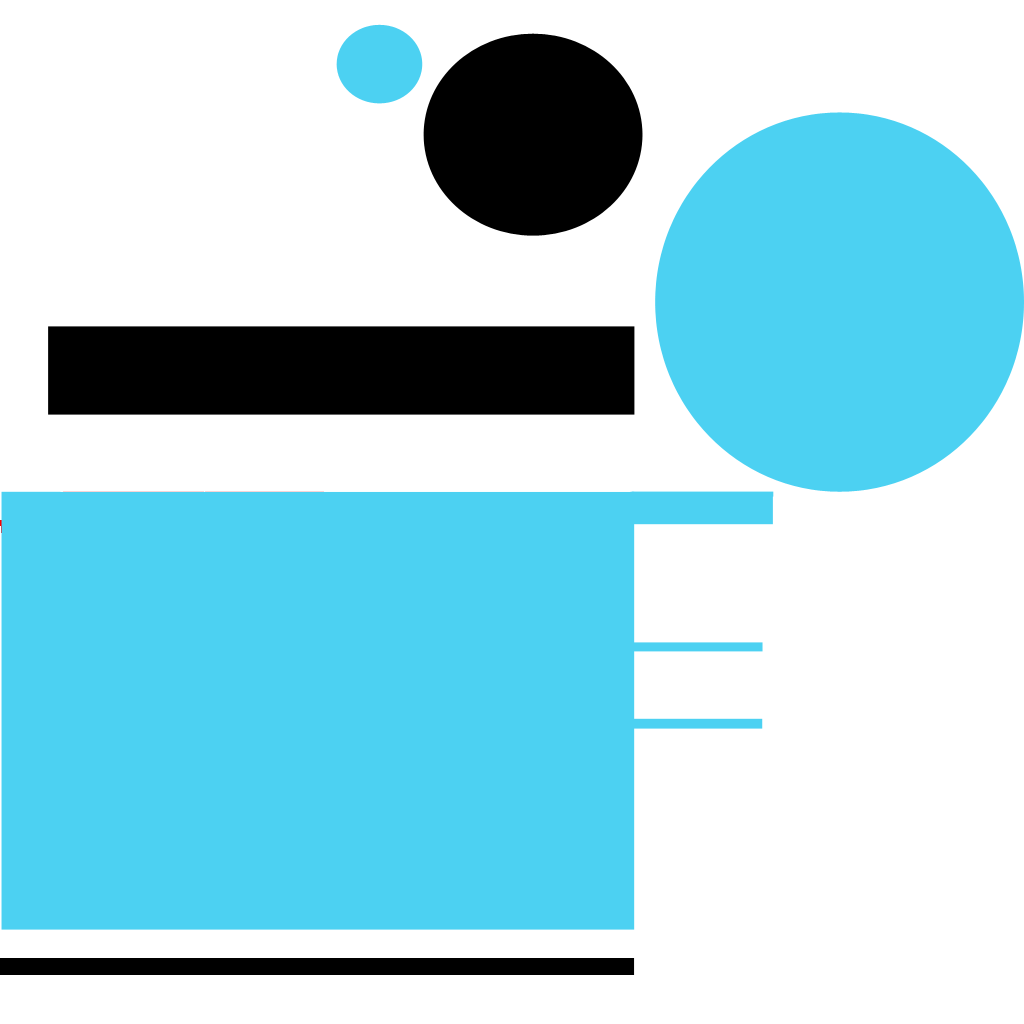
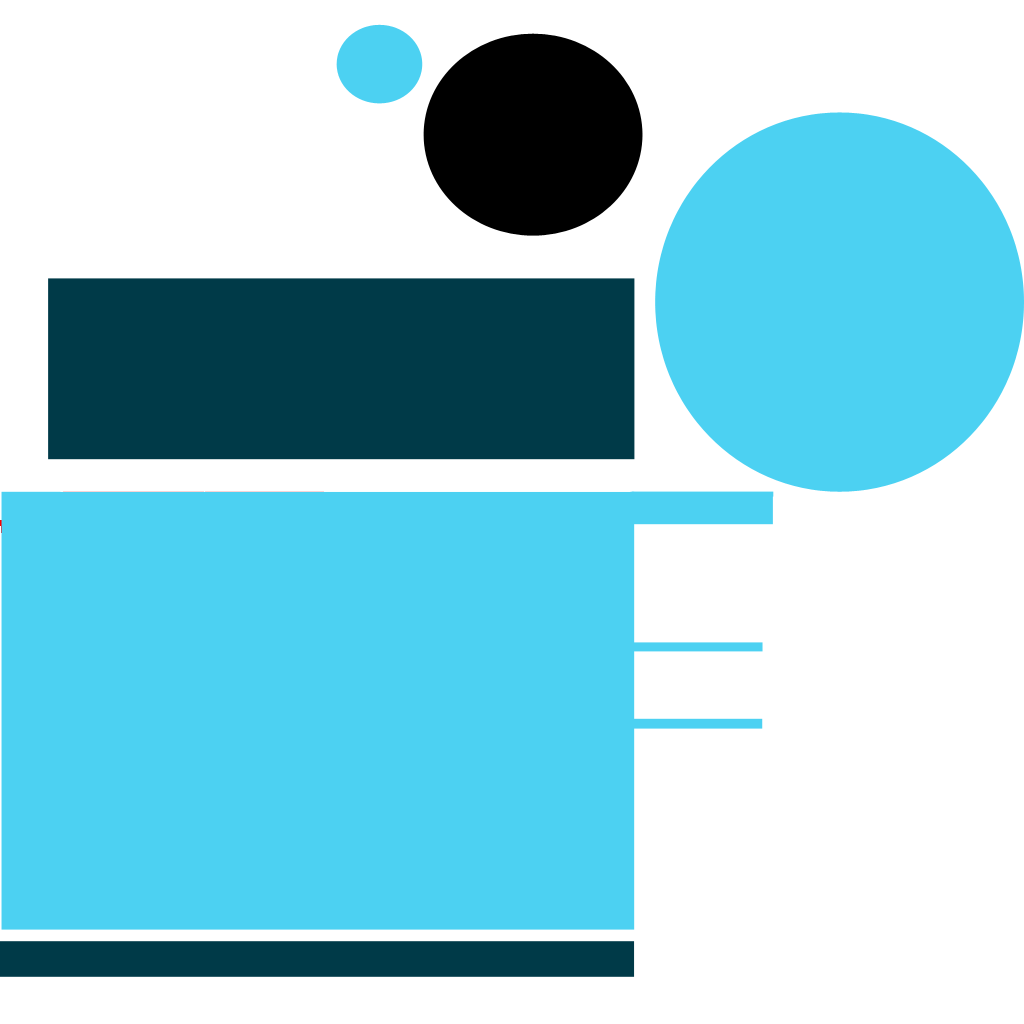
Layered file, before and after one edit (1024 × 1024). Changes by layer:
painted on "Shape 13" over (x1=48, y1=278, x2=635, y2=460)
painted on "Shape 15" over (x1=0, y1=941, x2=635, y2=977)
